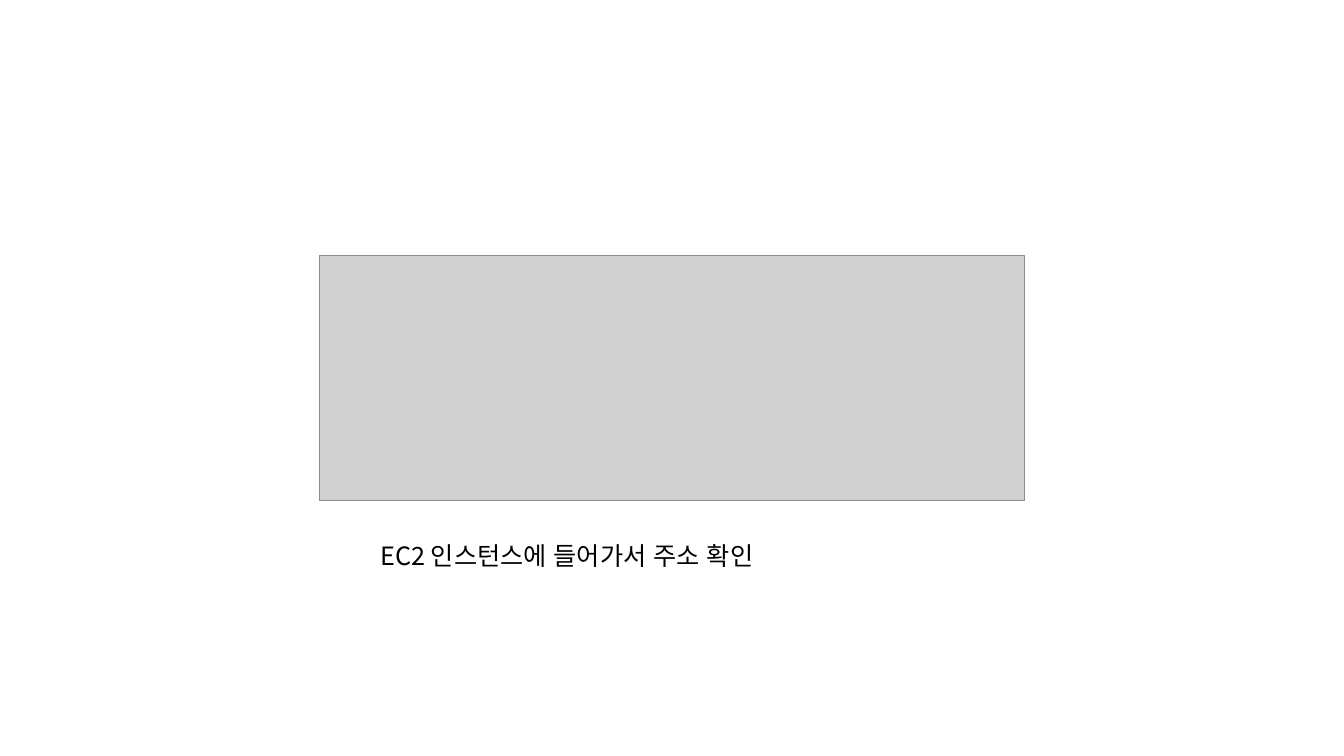
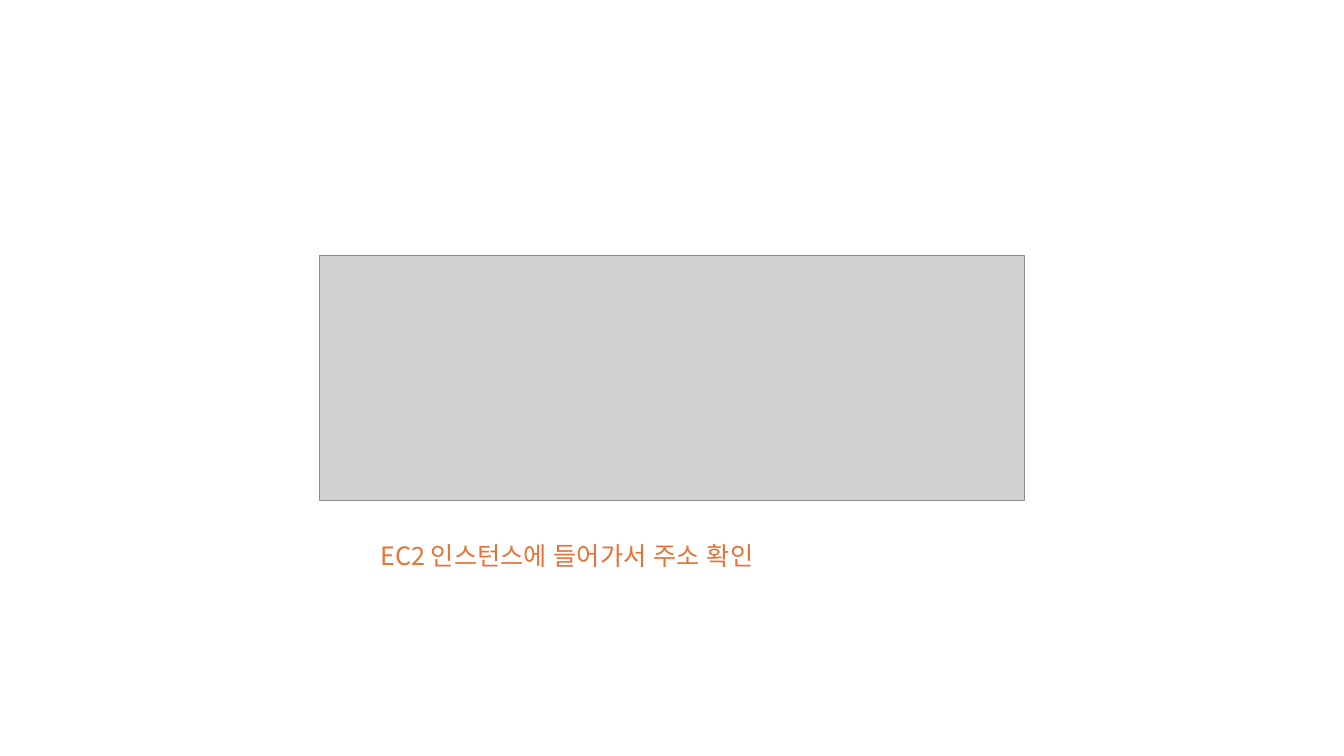
Before and after one commit to sonsungjong/reactjs-app, a slide deck: slide 19 of AWS배포 샘플.pptx. Drawn at 1344x756 pixels with LibreOffice and Linux fonts; fonts in the diff are those of the drawing; grey boxes stand for pictures. Boxes give left, top, right and bottom in pixels: in the first picture for what was removed or moved away, otherwise in the second. Text is boxed around its words. In the diff, an @@ line names an element or a change of style, - is before the commit and + after.

```diff
--- a/AWS배포 샘플.pptx
+++ b/AWS배포 샘플.pptx
@@ text "EC2 인스턴스에 들어가서 주소 확인" at (380,544,753,567): text colour #000000 to #E97132 @@
```
Also in this commit, not shown: 9 other slides changed, 8 slides added, 10 slides removed.
